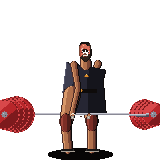
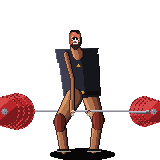
Before/after of a 160px x 160px layered artwork. What changed in the layer stack:
painted on "extras" over [71, 36, 91, 119]
painted on "face" over [69, 30, 92, 62]
painted on "near-plates" over [0, 93, 35, 133]
painted on "near-body" over [53, 52, 83, 154]
painted on "bar" over [12, 110, 149, 117]
painted on "kit" over [55, 43, 107, 117]
painted on "far-body" over [79, 51, 105, 154]
painted on "far-plates" over [129, 96, 160, 130]
painted on "shadow" over [48, 148, 115, 160]
